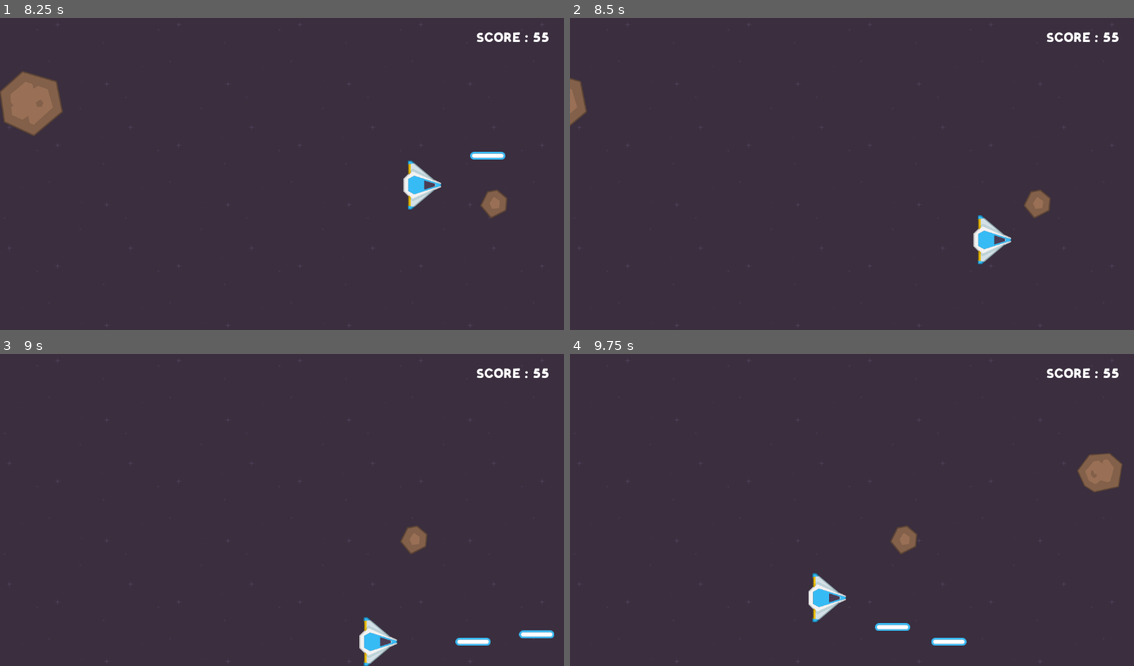
Above: before the commit, frames 1-4 (two rows, left to right).
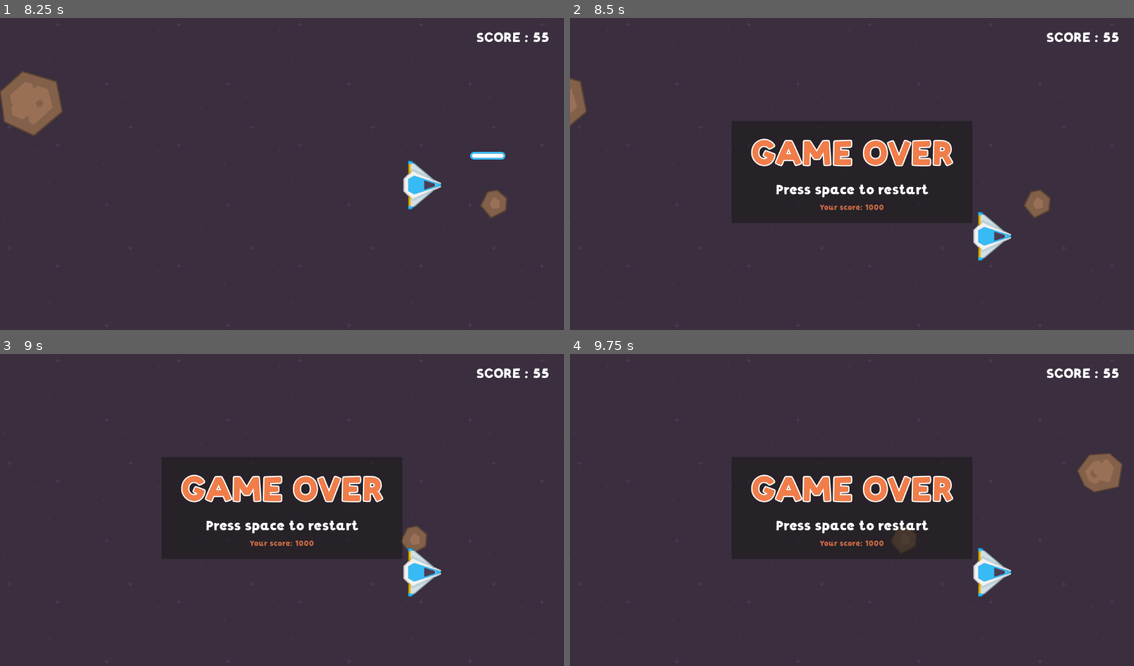
Above: after the commit, the same moments.

Repository: WMinerva/asteroid-shooter
Game: Godot game, scene res://scenes/main/main.tscn
Two runs of this game, one before a commit and one after it. Both use one fixed random seed, a clock stepped at 60 frames per second and the inputs below.
Inputs:
- Up to frame 1 (8.25 s): tap Enter at 0.5 s; hold Right (right) 0.53-1.28 s; tap Space (shoot) every 0.75 s from 0.6 to 8.1 s; hold Down (down) 1.28-2.03 s; hold Right (right) 2.03-2.78 s; hold Up (up) 2.78-3.53 s; hold Left (left) 3.53-5.03 s; hold Down (down) 5.03-5.78 s; hold Right (right) 5.78-6.53 s; hold Up (up) 6.53-7.28 s; hold Right (right) 7.28-8.03 s; hold Down (down) from 8.03 s (still down)
- Up to frame 2 (8.5 s): keep holding Down (down)
- Up to frame 3 (9 s): tap Space (shoot) at 8.75, 8.85 s; release Down (down) at 8.78 s; hold Left (left) from 8.78 s (still down)
- Up to frame 4 (9.75 s): tap Space (shoot) at 9.5, 9.6 s; release Left (left) at 9.53 s; hold Up (up) from 9.53 s (still down)

Frame 1 is identical in both runs. In frame 2, 3.3% of the frame differs, in the area x 30-79%, y 34-80%; in frame 3, 4.2%; in frame 4, 4.5%, in the area x 30-79%, y 34-94%.

Commit message:
add gameovertrigger && spaw-player stop

Diff:
--- a/scenes/asteroid/asteroid.gd
+++ b/scenes/asteroid/asteroid.gd
@@ -28,8 +28,12 @@
 	#print("Area x")
 	var is_player = area.is_in_group("player")
 	var is_laser = area.is_in_group("laser")
+	# var is_game_over_trigger = area.is_in_group("asteroids")
 
 	if is_laser:
 		GameManager.add_score(points)
 	if is_laser or is_player:
 		queue_free()
+
+	# if is_game_over_trigger:
+	# 	GameManager.set_is_game_over(true)
--- a/scenes/main/asteroid_spawner.gd
+++ b/scenes/main/asteroid_spawner.gd
@@ -5,7 +5,10 @@
 @export var max_y: int
 # Called when the node enters the scene tree for the first time.
 
+
 func create_asteroid():
+	if GameManager.is_game_over:
+		$Timer.stop()
 	var random_asteroid_scene = asteroids.pick_random()
 	var random_asteroid_instance = random_asteroid_scene.instantiate()
 	#big_asteroid_instance.position.y = 200
--- a/scenes/main/main.tscn
+++ b/scenes/main/main.tscn
@@ -8,6 +8,7 @@
 [ext_resource type="PackedScene" uid="uid://cmo4w01gpkv17" path="res://scenes/walls/walls.tscn" id="6_ow5a4"]
 [ext_resource type="PackedScene" uid="uid://dshq485hc6dwb" path="res://scenes/asteroid/small_asteroid.tscn" id="7_yyfjg"]
 [ext_resource type="PackedScene" uid="uid://bepttmp7eelca" path="res://scenes/ui/hud/hud.tscn" id="8_yyfjg"]
+[ext_resource type="PackedScene" uid="uid://bfyi51n01aso3" path="res://scenes/ui/game_over/game_over_ui.tscn" id="9_b1x3f"]
 
 [node name="Main" type="Node2D"]
 
@@ -35,4 +36,6 @@
 [node name="HUD" parent="UiLayer" instance=ExtResource("8_yyfjg")]
 metadata/_edit_lock_ = true
 
+[node name="GameOverUI" parent="UiLayer" instance=ExtResource("9_b1x3f")]
+
 [connection signal="timeout" from="AsteroidSpawner/Timer" to="AsteroidSpawner" method="_on_timer_timeout"]
--- a/scenes/player/player.gd
+++ b/scenes/player/player.gd
@@ -21,6 +21,8 @@
 
 
 func _physics_process(_delta: float) -> void:
+	if GameManager.is_game_over:
+		return
 	if Input.is_action_just_pressed("shoot"):
 		#print("Disparar")
 		create_laser()
--- /dev/null
+++ b/scenes/ui/game_over/game_over_ui.gd
@@ -0,0 +1,12 @@
+extends Control
+
+
+# Called when the node enters the scene tree for the first time.
+func _ready() -> void:
+	pass  # Replace with function body.
+
+
+# Called every frame. 'delta' is the elapsed time since the previous frame.
+func _process(delta: float) -> void:
+	if GameManager.is_game_over:
+		visible = true
--- a/scenes/ui/game_over/game_over_ui.tscn
+++ b/scenes/ui/game_over/game_over_ui.tscn
@@ -1,6 +1,7 @@
-[gd_scene load_steps=5 format=3 uid="uid://bfyi51n01aso3"]
+[gd_scene load_steps=6 format=3 uid="uid://bfyi51n01aso3"]
 
 [ext_resource type="LabelSettings" uid="uid://ddsgw5lebhytc" path="res://resources/zyzol_orange_70.tres" id="1_3ycdo"]
+[ext_resource type="Script" uid="uid://drgi7sguttl5a" path="res://scenes/ui/game_over/game_over_ui.gd" id="1_etkqh"]
 [ext_resource type="LabelSettings" uid="uid://kdw4ewuyyeni" path="res://resources/zyzol_white_28.tres" id="2_ijods"]
 [ext_resource type="FontFile" uid="uid://cd4fts5yj7khf" path="res://assets/fonts/Zyzol.otf" id="3_etkqh"]
 
@@ -9,12 +10,14 @@
 font_color = Color(0.94, 0.48598, 0.29140002, 0.80784315)
 
 [node name="GameOverUI" type="Control"]
+visible = false
 layout_mode = 3
 anchors_preset = 15
 anchor_right = 1.0
 anchor_bottom = 1.0
 grow_horizontal = 2
 grow_vertical = 2
+script = ExtResource("1_etkqh")
 
 [node name="PanelContainer" type="PanelContainer" parent="."]
 layout_mode = 1
--- /dev/null
+++ b/scenes/walls/game_over_trigger.gd
@@ -0,0 +1,15 @@
+extends Area2D
+
+# Called when the node enters the scene tree for the first time.
+# func _ready() -> void:
+# 	pass  # Replace with function body.
+
+# Called every frame. 'delta' is the elapsed time since the previous frame.
+# func _process(delta: float) -> void:
+# 	pass
+
+
+func _on_area_entered(area: Area2D) -> void:
+	var is_game_over_trigger = area.is_in_group("asteroids")
+	if is_game_over_trigger:
+		GameManager.set_is_game_over(true)
--- a/scenes/walls/walls.tscn
+++ b/scenes/walls/walls.tscn
@@ -1,10 +1,15 @@
-[gd_scene load_steps=3 format=3 uid="uid://cmo4w01gpkv17"]
+[gd_scene load_steps=5 format=3 uid="uid://cmo4w01gpkv17"]
+
+[ext_resource type="Script" uid="uid://culs6ye3gvy62" path="res://scenes/walls/game_over_trigger.gd" id="1_7bq0a"]
 
 [sub_resource type="RectangleShape2D" id="RectangleShape2D_2lnch"]
 size = Vector2(1163, 21)
 
 [sub_resource type="RectangleShape2D" id="RectangleShape2D_7bq0a"]
 size = Vector2(20, 677)
+
+[sub_resource type="RectangleShape2D" id="RectangleShape2D_au47s"]
+size = Vector2(51, 684)
 
 [node name="Walls" type="Node2D"]
 
@@ -39,3 +44,12 @@
 [node name="CollisionShape2D" type="CollisionShape2D" parent="RightWall"]
 position = Vector2(0, 328.5)
 shape = SubResource("RectangleShape2D_7bq0a")
+
+[node name="GameOverTrigger" type="Area2D" parent="."]
+script = ExtResource("1_7bq0a")
+
+[node name="CollisionShape2D" type="CollisionShape2D" parent="GameOverTrigger"]
+position = Vector2(-100, 335)
+shape = SubResource("RectangleShape2D_au47s")
+
+[connection signal="area_entered" from="GameOverTrigger" to="GameOverTrigger" method="_on_area_entered"]
Not shown: 1 places in scenes/main/main.tscn that only renumber resources
Not shown, added: scenes/ui/game_over/game_over_ui.gd.uid
Not shown, added: scenes/walls/game_over_trigger.gd.uid
